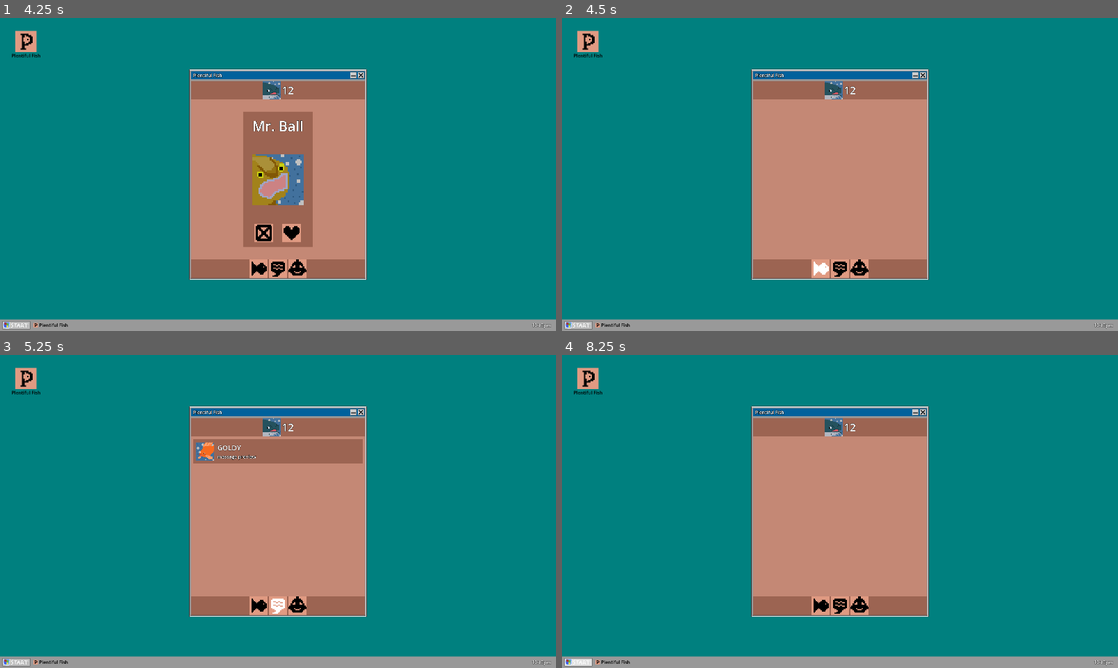
Above: before the commit, frames 1-4 (two rows, left to right).
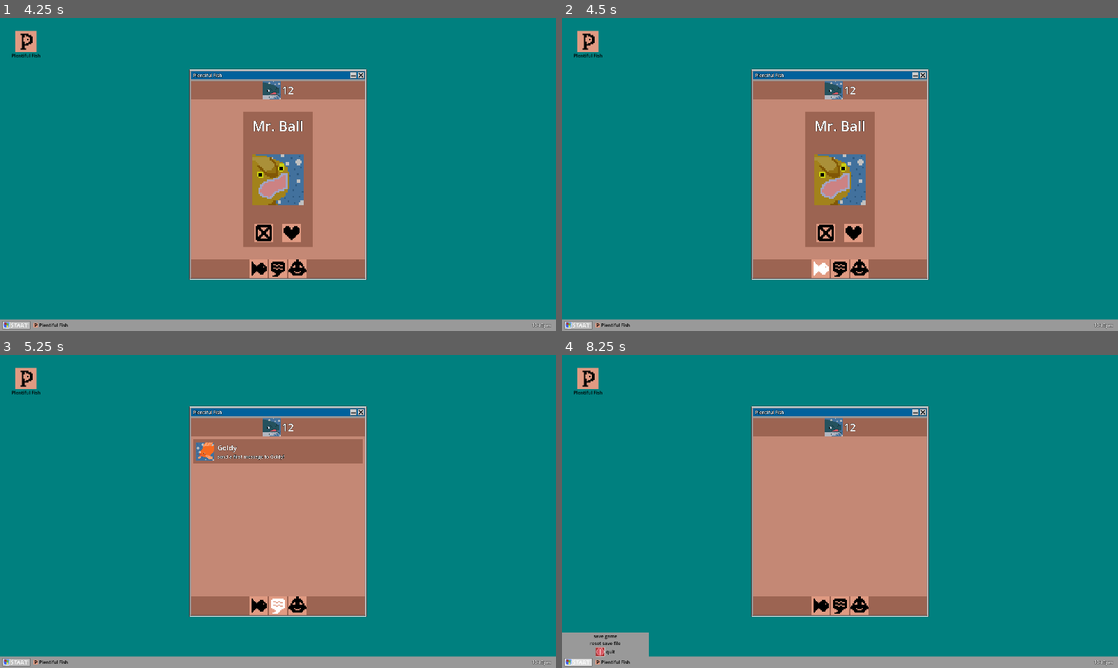
Above: after the commit, the same moments.

Repository: sowelilekusi/fishfest2024
Game: Godot game, scene res://Menus/MainMenu/main_menu.tscn
Two runs of this game, one before a commit and one after it. Both use one fixed random seed, a clock stepped at 60 frames per second and the inputs below.
Inputs (mouse positions are in pixels of both pictures, inside the frame that each line leads up to):
- Up to frame 1 (4.25 s): click (328, 161) at 0.52 s; type "12" at 0.6 s; click (361, 161) at 1.25 s; click "Plentiful Fish" at 2 s; click (266, 233) at 2.75 s; click (289, 233) at 3.5 s
- Up to frame 2 (4.5 s): click (823, 268) at 4.25 s
- Up to frame 3 (5.25 s): click (278, 605) at 5 s
- Up to frame 4 (8.25 s): click (840, 452) at 5.75 s; click (856, 605) at 6.5 s; click "Plentiful Fish" at 7.25 s; click (578, 661) at 8 s

Frame 1 is identical in both runs. In frame 2, 5.2% of the frame differs, in the area x 43-57%, y 30-74%; in frame 3, 0.1%; in frame 4, 1.2%.

Commit message:
added start menu and wait screen

Diff:
--- a/Menus/MainMenu/main_menu.gd
+++ b/Menus/MainMenu/main_menu.gd
@@ -3,13 +3,10 @@
 @export var profile_name: LineEdit
 @export var enter_button: TextureButton
 
-var save: SaveFile
-
 
 func _ready() -> void:
-	save = SaveFile.load_profile_from_disk()
-	if save.catfish_name:
-		profile_name.text = save.catfish_name
+	if Data.save_file.catfish_name:
+		profile_name.text = Data.save_file.catfish_name
 		enter_button.visible = true
 
 
@@ -19,12 +16,11 @@
 
 func load_game() -> void:
 	if profile_name.text.length() > 0:
-		save.catfish_name = profile_name.text
-		save.save_to_disk()
+		Data.save_file.catfish_name = profile_name.text
 		get_tree().change_scene_to_file("res://Quinnsoft94/desktop.tscn")
 
 
-func _on_line_edit_text_submitted(new_text: String) -> void:
+func _on_line_edit_text_submitted(_new_text: String) -> void:
 	load_game()
 
 
--- a/Menus/Messages/message_preview.gd
+++ b/Menus/Messages/message_preview.gd
@@ -6,8 +6,11 @@
 @export var fish_name_label: Label
 @export var message_label: Label
 
+var fish: FishProfile
+
 
 func setup(profile: FishProfile, message: String):
+	fish = profile
 	pfp.texture = profile.picture
 	fish_name_label.text = profile.fish_name
 	message_label.text = message
--- a/Menus/Messages/messages_menu.gd
+++ b/Menus/Messages/messages_menu.gd
@@ -2,9 +2,10 @@
 
 @export var message_preview_scene: PackedScene
 @export var vbox: VBoxContainer
-var save: SaveFile
 
 
 func _ready() -> void:
-	var message = message_preview_scene.instantiate() as MessagePreview
-	vbox.add_child(message)
+	for profile: FishProfile in Data.save_file.accepted_fish:
+		var message = message_preview_scene.instantiate() as MessagePreview
+		message.setup(profile, "send a first message to " + str(profile.fish_name) + "!")
+		vbox.add_child(message)
--- a/Menus/PlentifulFish/PoF.tscn
+++ b/Menus/PlentifulFish/PoF.tscn
@@ -7,6 +7,7 @@
 [ext_resource type="Resource" uid="uid://co03mjgi5q1xh" path="res://Fish/Goldfish/goldfish.tres" id="5_g7gvi"]
 [ext_resource type="Resource" uid="uid://dun2uls53mmbq" path="res://Fish/Fishball/fishball.tres" id="6_6w8p5"]
 [ext_resource type="Texture2D" uid="uid://06lxb843ndgp" path="res://Assets/ocean_bg.png" id="7_o2jv7"]
+[ext_resource type="Texture2D" uid="uid://dbvhhwhqxo8ee" path="res://Assets/please_wait.png" id="7_uxgnr"]
 [ext_resource type="Texture2D" uid="uid://co5knl5f3lui3" path="res://Assets/catfish.png" id="8_7dnbn"]
 [ext_resource type="StyleBox" uid="uid://bhwii0745mi6s" path="res://Assets/darkpanel.tres" id="9_d6aw3"]
 [ext_resource type="Texture2D" uid="uid://csowwaiokaooa" path="res://Assets/fish_icon.png" id="10_jb5xi"]
@@ -19,10 +20,15 @@
 [sub_resource type="StyleBoxFlat" id="StyleBoxFlat_th770"]
 bg_color = Color(0.768627, 0.533333, 0.458824, 1)
 
+[sub_resource type="StyleBoxTexture" id="StyleBoxTexture_17s8b"]
+texture = ExtResource("7_uxgnr")
+draw_center = false
+
+[sub_resource type="StyleBoxTexture" id="StyleBoxTexture_pap58"]
+texture = ExtResource("7_uxgnr")
+
 [sub_resource type="StyleBoxFlat" id="StyleBoxFlat_a7vhj"]
 bg_color = Color(0.611765, 0.392157, 0.321569, 1)
-
-[sub_resource type="StyleBoxEmpty" id="StyleBoxEmpty_hehe3"]
 
 [node name="PoF" type="PanelContainer" node_paths=PackedStringArray("player_name_text", "contents_page")]
 custom_minimum_size = Vector2(600, 680)
@@ -40,6 +46,8 @@
 messages_scene = ExtResource("3_42fn6")
 fish_profiles = Array[Resource("res://Resources/fish_profile.gd")]([ExtResource("4_tkrdy"), ExtResource("5_g7gvi"), ExtResource("6_6w8p5")])
 contents_page = NodePath("VBoxContainer/Content")
+empty_panel = SubResource("StyleBoxTexture_17s8b")
+wait_panel = SubResource("StyleBoxTexture_pap58")
 
 [node name="VBoxContainer" type="VBoxContainer" parent="."]
 layout_mode = 2
@@ -75,9 +83,9 @@
 vertical_alignment = 1
 
 [node name="Content" type="PanelContainer" parent="VBoxContainer"]
+texture_filter = 1
 layout_mode = 2
 size_flags_vertical = 3
-theme_override_styles/panel = SubResource("StyleBoxEmpty_hehe3")
 
 [node name="Footer" type="PanelContainer" parent="VBoxContainer"]
 layout_mode = 2
--- a/Menus/PlentifulFish/application.gd
+++ b/Menus/PlentifulFish/application.gd
@@ -7,8 +7,9 @@
 @export var fish_profiles: Array[FishProfile]
 @export var discarded_fish_profiles: Array[FishProfile]
 @export var contents_page: Control
+@export var empty_panel: StyleBoxTexture
+@export var wait_panel: StyleBoxTexture
 var has_current_fish: bool = false
-var save_file: SaveFile
 var current_card: int = 0
 var window: DEWindow
 
@@ -17,14 +18,29 @@
 	pass
 
 
+func set_wait_message(enable: bool) -> void:
+	match enable:
+		true:
+			contents_page.add_theme_stylebox_override("panel", wait_panel)
+		false:
+			contents_page.add_theme_stylebox_override("panel", empty_panel)
+
+
 func _ready() -> void:
-	player_name_text.text = save_file.catfish_name
+	player_name_text.text = Data.save_file.catfish_name
+	var fishes: Array[FishProfile] = []
+	for fish: FishProfile in fish_profiles:
+		if !Data.save_file.accepted_fish.has(fish):
+			fishes.append(fish)
+	fish_profiles = fishes
 	_on_fish_pressed()
 
 
 func load_profile() -> void:
-	if has_current_fish or fish_profiles.size() <= current_card:
+	if fish_profiles.size() <= current_card:
+		set_wait_message(true)
 		return
+	set_wait_message(false)
 	var fish_card = fish_card_scene.instantiate() as FishCard
 	fish_card.set_display(fish_profiles[current_card])
 	fish_card.swiped.connect(process_fish_profile.bind(fish_card))
@@ -35,8 +51,8 @@
 func process_fish_profile(outcome: bool, card: FishCard):
 	current_card += 1
 	has_current_fish = false
-	if outcome:
-		save_file.accepted_fish.append(card.profile)
+	if outcome and !Data.save_file.accepted_fish.has(card.profile):
+		Data.save_file.accepted_fish.append(card.profile)
 	else:
 		discarded_fish_profiles.append(card.profile)
 	if discarded_fish_profiles.size() > 0 and current_card >= fish_profiles.size():
@@ -50,6 +66,8 @@
 
 
 func _on_fish_pressed() -> void:
+	if has_current_fish:
+		return
 	for node: Node in contents_page.get_children():
 		node.queue_free()
 	load_profile()
@@ -57,6 +75,7 @@
 
 func _on_messages_pressed() -> void:
 	has_current_fish = false
+	set_wait_message(false)
 	for node: Node in contents_page.get_children():
 		node.queue_free()
 	var messages: MessageMenu = messages_scene.instantiate() as MessageMenu
@@ -65,5 +84,6 @@
 
 func _on_profile_pressed() -> void:
 	has_current_fish = false
+	set_wait_message(false)
 	for node: Node in contents_page.get_children():
 		node.queue_free()
--- a/Menus/Swipe/fish_card.gd
+++ b/Menus/Swipe/fish_card.gd
@@ -19,6 +19,7 @@
 	tween.set_trans(Tween.TRANS_CUBIC)
 	var dest: Vector2 = position + Vector2(-600, 0)
 	tween.tween_property(self, "position", dest, 0.6)
+	tween.tween_callback(set_visible.bind(false))
 	tween.tween_callback(func(): swiped.emit(false))
 	tween.tween_callback(queue_free)
 
@@ -29,5 +30,6 @@
 	tween.set_trans(Tween.TRANS_CUBIC)
 	var dest: Vector2 = position + Vector2(600, 0)
 	tween.tween_property(self, "position", dest, 0.6)
+	tween.tween_callback(set_visible.bind(false))
 	tween.tween_callback(func(): swiped.emit(true))
 	tween.tween_callback(queue_free)
--- a/Quinnsoft94/desktop.gd
+++ b/Quinnsoft94/desktop.gd
@@ -6,6 +6,8 @@
 
 @export var pof_icon: Texture
 @export var pof_scene: PackedScene
+
+@export var start_menu: PanelContainer
 
 var window_scene = preload("res://Quinnsoft94/program_window.tscn")
 
@@ -29,7 +31,6 @@
 	var window = window_scene.instantiate() as DEWindow
 	window_holder.add_child(window)
 	var program = program_scene.instantiate() as Application
-	program.save_file = SaveFile.load_profile_from_disk()
 	add_child(program)
 	window.set_program(program)
 	var button = Button.new()
@@ -44,3 +45,22 @@
 	add_desktop_icon(pof_icon, "Plentiful Fish", spawn_program.bind(pof_scene, pof_icon))
 	#add_desktop_icon(uno_icon, "Uno", spawn_program.bind(uno_scene, uno_icon))
 	#add_desktop_icon(snakes_and_ladders_icon, "Snakes and Ladders", spawn_program.bind(snakes_and_ladders_scene, snakes_and_ladders_icon))
+
+
+func _on_start_button_pressed() -> void:
+	start_menu.visible = !start_menu.visible
+
+
+func _on_save_button_pressed() -> void:
+	Data.save()
+	start_menu.visible = false
+
+
+func _on_reset_save_button_pressed() -> void:
+	Data.reset_fish()
+	start_menu.visible = false
+
+
+func _on_quit_button_pressed() -> void:
+	Data.save()
+	get_tree().quit()
--- a/Quinnsoft94/desktop.tscn
+++ b/Quinnsoft94/desktop.tscn
@@ -6,10 +6,11 @@
 [ext_resource type="Texture2D" uid="uid://6y2jj10wkmu8" path="res://Assets/plentifulfish.png" id="3_acswl"]
 [ext_resource type="PackedScene" uid="uid://wa62w2wb4pmr" path="res://Menus/PlentifulFish/PoF.tscn" id="4_o0r25"]
 [ext_resource type="Texture2D" uid="uid://3ryvswnvtgpr" path="res://Assets/StartButton/start_button.png" id="5_0n3qh"]
+[ext_resource type="Texture2D" uid="uid://c80yh0lidbpn0" path="res://Assets/OffButton/off_button.png" id="5_c2v4l"]
 [ext_resource type="Texture2D" uid="uid://dp5oddddyocwu" path="res://Assets/StartButton/start_button_pushed.png" id="6_7cebq"]
 [ext_resource type="Texture2D" uid="uid://bhvbeyk2kv2lm" path="res://Assets/StartButton/start_button_hovered.png" id="7_uy8qo"]
 
-[node name="PanelContainer" type="ColorRect" node_paths=PackedStringArray("window_holder", "taskbar", "desktop_icon_container")]
+[node name="PanelContainer" type="ColorRect" node_paths=PackedStringArray("window_holder", "taskbar", "desktop_icon_container", "start_menu")]
 texture_filter = 1
 anchors_preset = 15
 anchor_right = 1.0
@@ -25,6 +26,7 @@
 desktop_icon_container = NodePath("VBoxContainer")
 pof_icon = ExtResource("3_acswl")
 pof_scene = ExtResource("4_o0r25")
+start_menu = NodePath("StartMenu")
 
 [node name="VBoxContainer" type="VBoxContainer" parent="."]
 layout_mode = 2
@@ -44,6 +46,39 @@
 grow_horizontal = 2
 grow_vertical = 2
 mouse_filter = 2
+
+[node name="StartMenu" type="PanelContainer" parent="."]
+visible = false
+layout_mode = 1
+anchors_preset = -1
+anchor_top = 1.0
+anchor_bottom = 1.0
+offset_top = -100.0
+offset_right = 300.0
+offset_bottom = -40.0
+grow_vertical = 0
+
+[node name="VBoxContainer" type="VBoxContainer" parent="StartMenu"]
+layout_mode = 2
+
+[node name="Button" type="Button" parent="StartMenu/VBoxContainer"]
+layout_mode = 2
+size_flags_horizontal = 4
+text = "save game"
+alignment = 0
+
+[node name="Button2" type="Button" parent="StartMenu/VBoxContainer"]
+layout_mode = 2
+size_flags_horizontal = 4
+text = "reset save file"
+alignment = 0
+
+[node name="Button3" type="Button" parent="StartMenu/VBoxContainer"]
+layout_mode = 2
+size_flags_horizontal = 4
+text = "quit"
+icon = ExtResource("5_c2v4l")
+alignment = 0
 
 [node name="PanelContainer" type="PanelContainer" parent="."]
 layout_mode = 1
@@ -91,3 +126,8 @@
 horizontal_alignment = 2
 vertical_alignment = 1
 script = ExtResource("1_vlwj3")
+
+[connection signal="pressed" from="StartMenu/VBoxContainer/Button" to="." method="_on_save_button_pressed"]
+[connection signal="pressed" from="StartMenu/VBoxContainer/Button2" to="." method="_on_reset_save_button_pressed"]
+[connection signal="pressed" from="StartMenu/VBoxContainer/Button3" to="." method="_on_quit_button_pressed"]
+[connection signal="pressed" from="PanelContainer/HBoxContainer/MarginContainer/TextureButton" to="." method="_on_start_button_pressed"]
--- a/Quinnsoft94/program_window.gd
+++ b/Quinnsoft94/program_window.gd
@@ -51,6 +51,7 @@
 
 func close():
 	closed.emit()
+	Data.save()
 	queue_free()
 
 
--- /dev/null
+++ b/data.gd
@@ -0,0 +1,15 @@
+extends Node
+
+var save_file: SaveFile
+
+
+func _ready() -> void:
+	save_file = SaveFile.load_profile_from_disk()
+
+
+func save():
+	save_file.save_to_disk()
+
+
+func reset_fish():
+	save_file.accepted_fish = []
--- a/project.godot
+++ b/project.godot
@@ -13,6 +13,10 @@
 config/name="Fishjam"
 run/main_scene="res://Menus/MainMenu/main_menu.tscn"
 config/features=PackedStringArray("4.2", "GL Compatibility")
+
+[autoload]
+
+Data="*res://data.gd"
 
 [debug]
 
Binary file added: Assets/please_wait.png
Not shown, added: Assets/please_wait.png.import
Not shown: 1 places in Menus/PlentifulFish/PoF.tscn that only renumber resources
Not shown: 1 places in Quinnsoft94/desktop.tscn that only renumber resources
Not shown, added: export_presets.cfg
